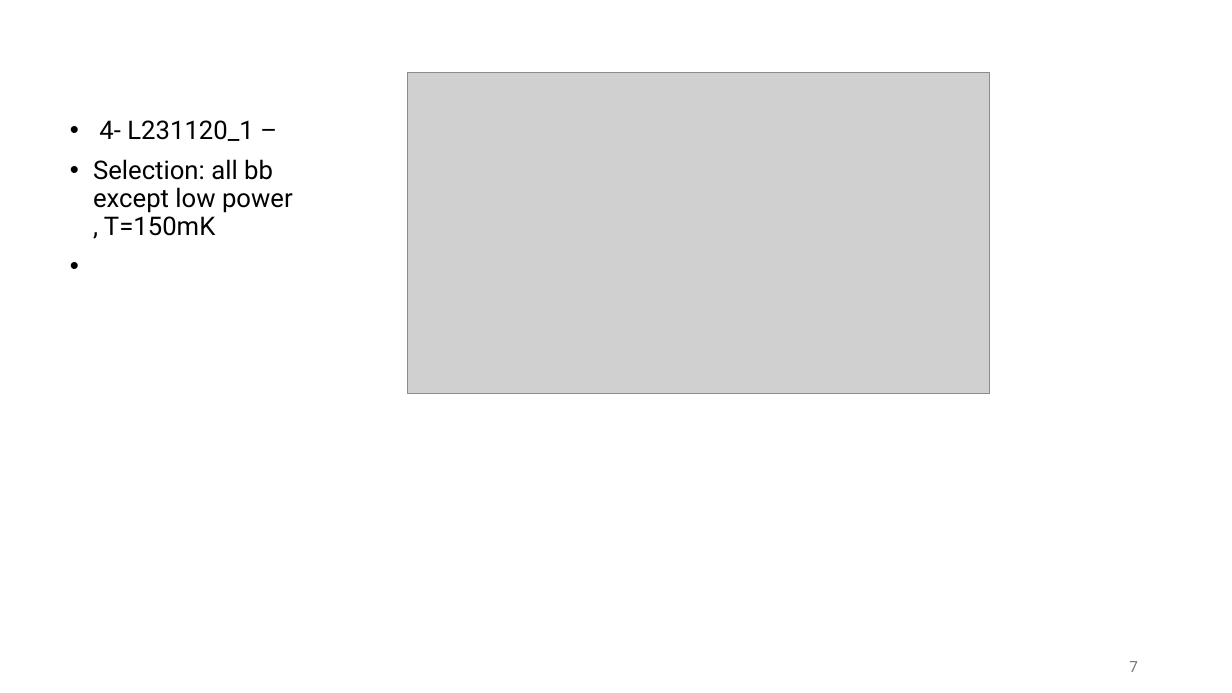
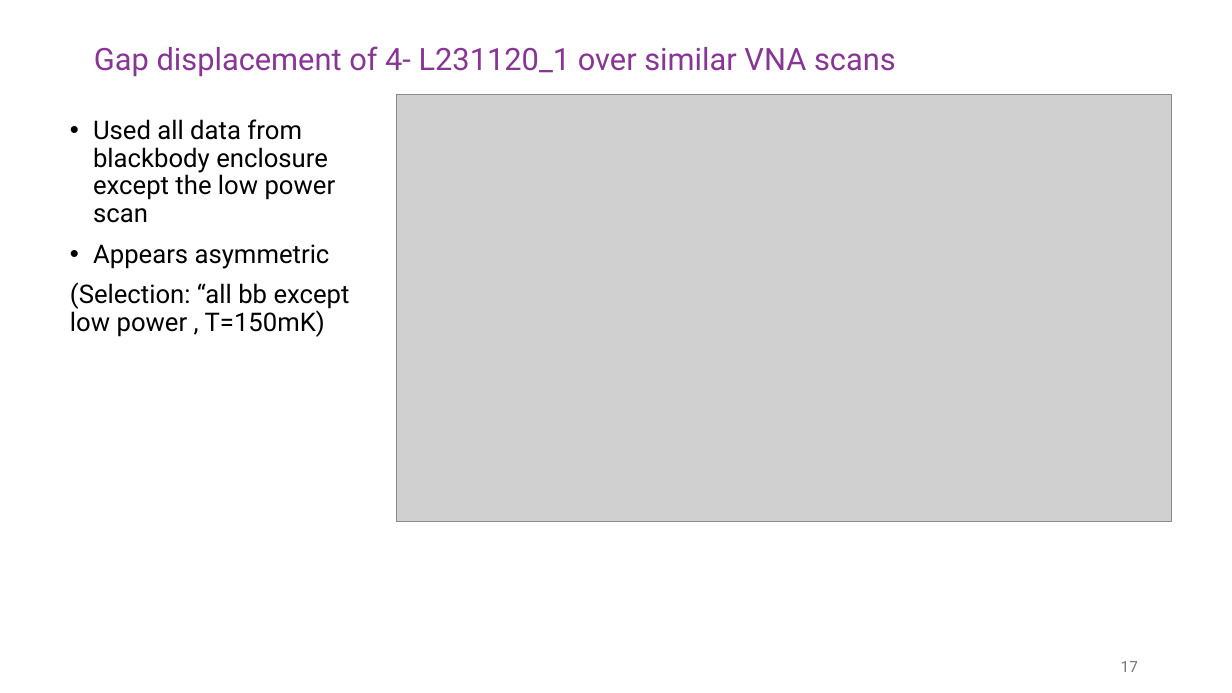
Before and after one commit to malindeman1999/python_drift_model, a slide deck: slide 17 of 2026-4-27 drift model.pptx (slide 7 before the commit). Drawn at 1232x693 pixels with LibreOffice and Linux fonts; fonts in the diff are those of the drawing; grey boxes stand for pictures; background and template pictures are left out. Boxes give left, top, right and bottom in pixels: in the first picture for what was removed or moved away, otherwise in the second. Text is boxed around its words. In the diff, an @@ line names an element or a change of style, - is before the commit and + after.

```diff
--- a/2026-4-27 drift model.pptx
+++ b/2026-4-27 drift model.pptx
@@ title added at <box>94,46,896,77</box>, 24 pt, text #873694 @@
+Gap displacement of 4- L231120_1 over similar VNA scans
@@ text at <box>70,119,350,337</box>: text changed @@
-• 4- L231120_1 –
-• Selection: all bb except low power , T=150mK
+• Used all data from blackbody enclosure except the low power scan
+• Appears asymmetric
+(Selection: “all bb except low power , T=150mK)
@@ picture: place and size @@
-picture at <box>408,72,990,394</box>
+picture at <box>396,94,1172,522</box>
@@ page number at <box>1121,661,1138,672</box>: text changed @@
-7
+17
```
Also in this commit, not shown: 3 other slides changed, 14 slides added, 4 slides removed, 4 other files.
